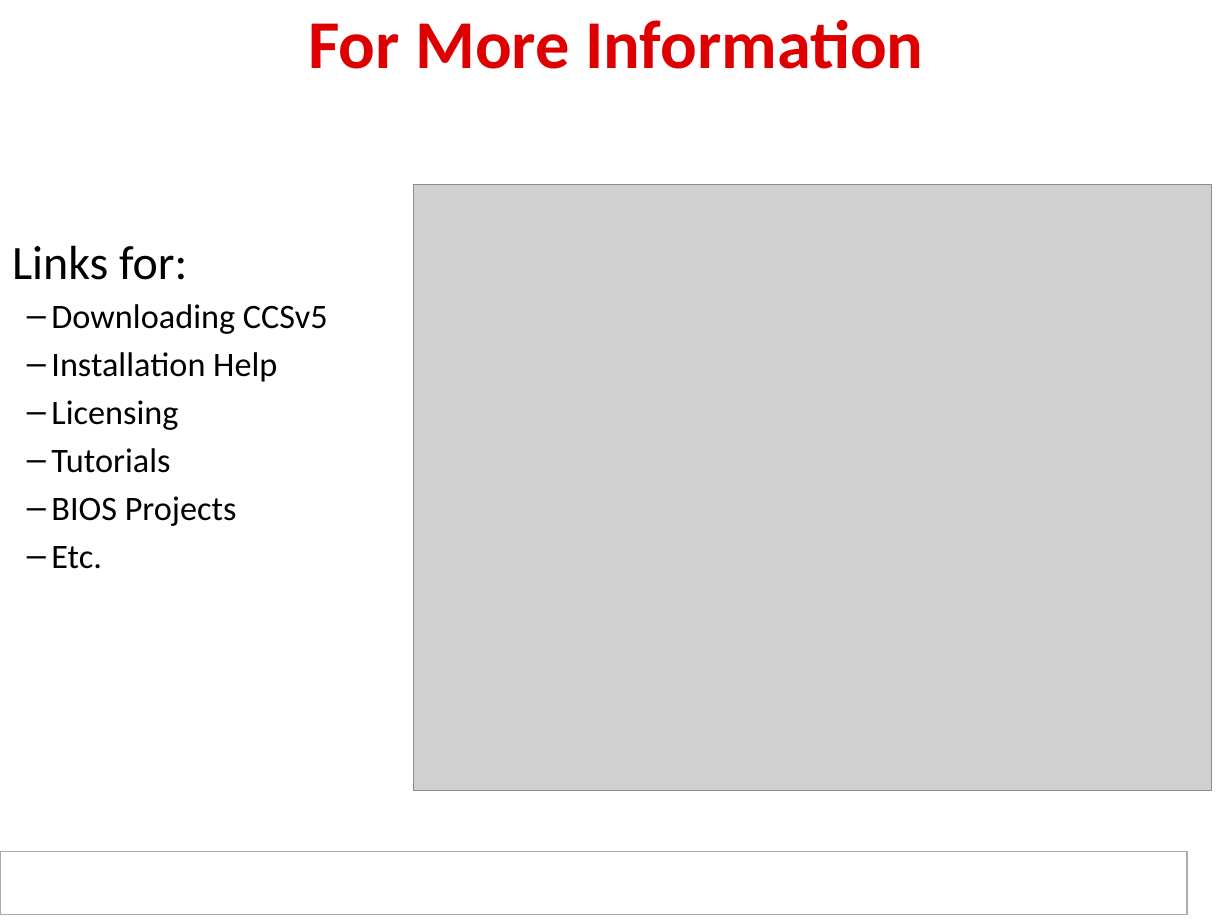
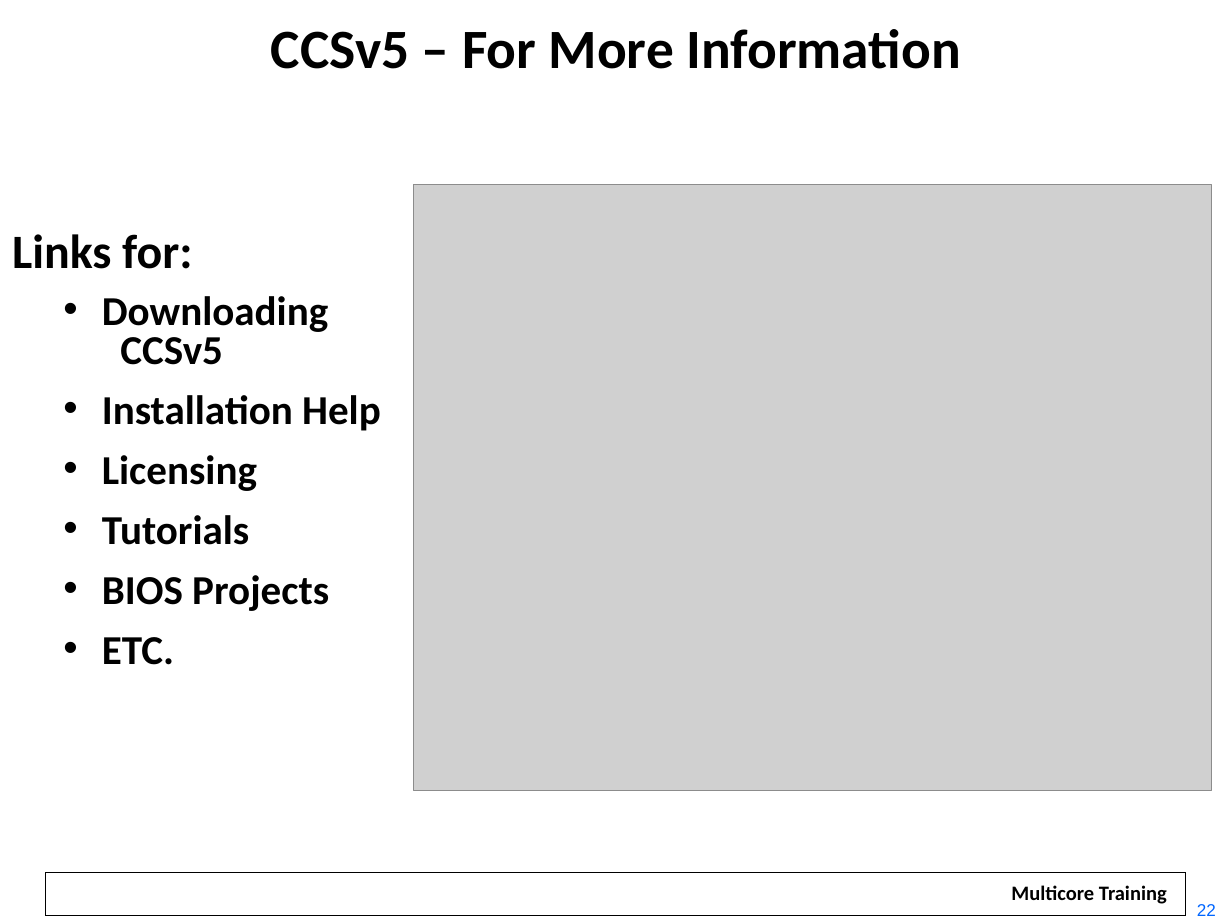
Before and after one commit to hari1989/keystone-workshop, a slide deck: slide 22 of slides/Intro to CCSv5.pptx. Drawn at 1232x924 pixels with LibreOffice and Linux fonts; fonts in the diff are those of the drawing; grey boxes stand for pictures; background and template pictures are left out. Boxes give left, top, right and bottom in pixels: in the first picture for what was removed or moved away, otherwise in the second. Text is boxed around its words. In the diff, an @@ line names an element or a change of style, - is before the commit and + after.

```diff
--- a/slides/Intro to CCSv5.pptx
+++ b/slides/Intro to CCSv5.pptx
@@ title "CCSv5 – For More Information" at (271,29,961,69): vertical alignment middle to top @@
@@ title at (271,29,961,69): text changed; size 40 to 32.4 pt; text colour #DE0000 to #000000 @@
-For More Information
+CCSv5 – For More Information
@@ text "Links for:" at (12,234,192,269): bold on; line spacing 1 to 0.8; more space between paragraphs @@
@@ text "Downloading CCSv5": place and size @@
-text "Downloading CCSv5" at (51,304,328,569)
+text "Downloading CCSv5" at (102,296,381,665)
@@ text at (102,296,381,611): size 20 to 24 pt, bold on; bullet – to •; line spacing 1 to 0.8; more space between paragraphs @@
@@ text at (102,637,174,665): text changed; size 20 to 24 pt; bold on @@
-– Etc.
+• ETC.
@@ rectangle removed at (0,851,1188,914) @@
@@ rectangle: place and size @@
-rectangle at (6,853,1184,914)
+rectangle at (46,872,1186,915)
@@ rectangle at (46,872,1186,915): fill #FFFFFF to none; outline none to #000000 0.75 pt @@
@@ text added at (1011,885,1167,904), 12 pt, text #000000, bold @@
+Multicore Training
@@ text added at (1197,904,1216,916), 10 pt, text #0066FF @@
+22
```
Also in this commit, not shown: 18 other slides changed, 4 slides added, 4 slides removed, 2 other files.
